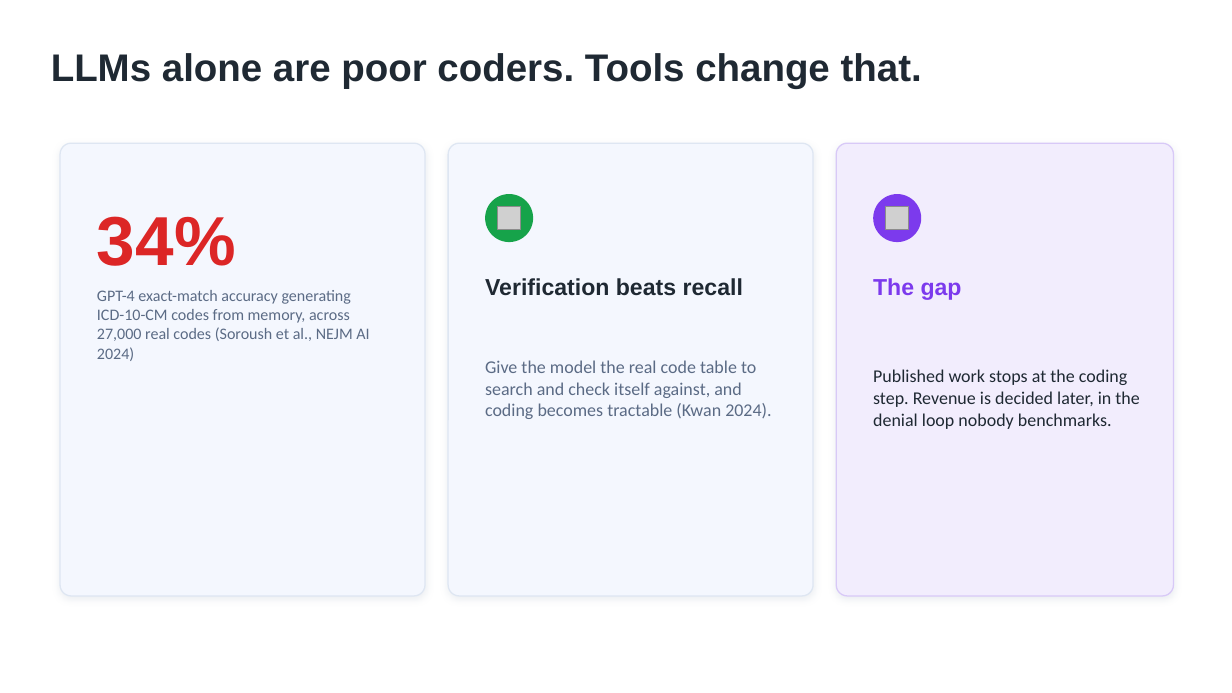
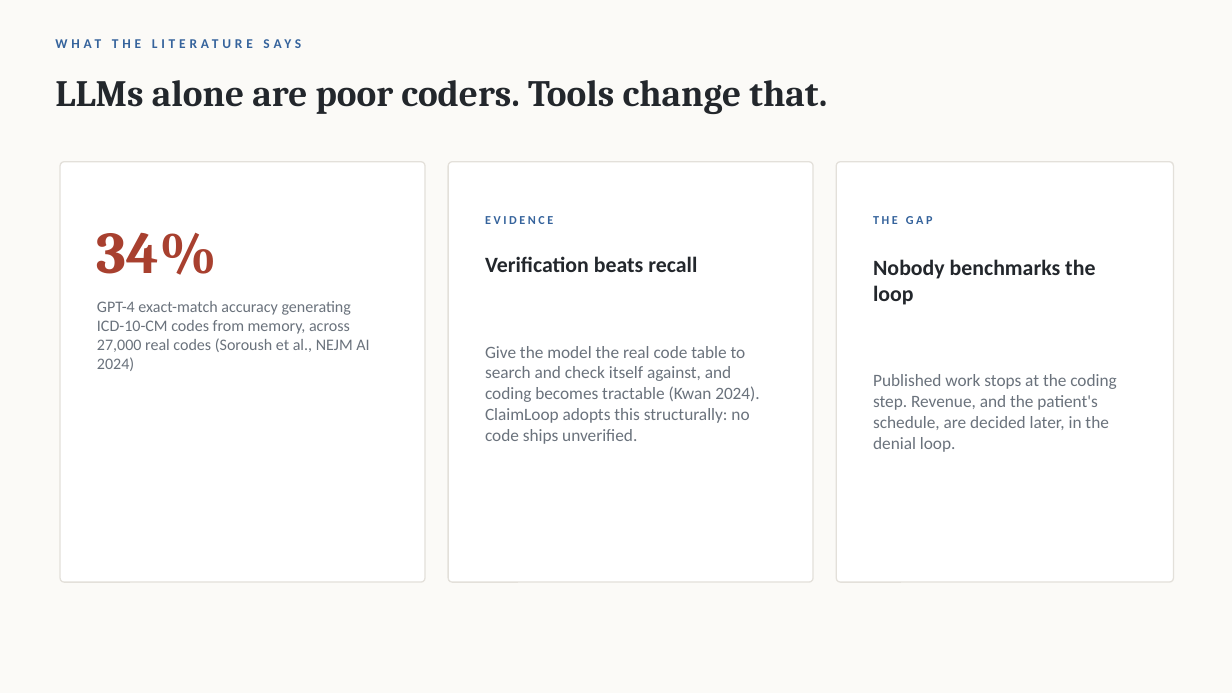
Before and after one commit to AbdullahAbdelKhalek/claimloop-healthcare-agent, a slide deck: slide 3 of slides/claimloop-slides.pptx. Drawn at 1232x693 pixels with LibreOffice and Linux fonts; fonts in the diff are those of the drawing; grey boxes stand for pictures. Boxes give left, top, right and bottom in pixels: in the first picture for what was removed or moved away, otherwise in the second. Text is boxed around its words. In the diff, an @@ line names an element or a change of style, - is before the commit and + after.

```diff
--- a/slides/claimloop-slides.pptx
+++ b/slides/claimloop-slides.pptx
@@ background #FFFFFF to #FBFAF7 @@
@@ text "LLMs alone are poor coders. ...": place and size @@
-text "LLMs alone are poor coders. ..." at <box>51,53,922,89</box>
+text "LLMs alone are poor coders. ..." at <box>55,80,827,114</box>
@@ text "LLMs alone are poor coders. ..." at <box>55,80,827,114</box>: size 30 to 29 pt, font Arial to Cambria, text colour #1F2933 to #23272C @@
@@ rounded rectangle: place and size @@
-rounded rectangle at <box>60,143,425,596</box>
+rounded rectangle at <box>60,162,425,582</box>
@@ rounded rectangle at <box>60,162,425,582</box>: fill #F4F7FE to #FFFFFF; outline #DEE6F2 1 pt to #E3E0DA 1 pt; shadow off; proportions changed @@
@@ rounded rectangle at <box>448,162,813,582</box>: fill #F4F7FE to #FFFFFF; outline #DEE6F2 1 pt to #E3E0DA 1 pt; shadow off; proportions changed @@
@@ rounded rectangle: place and size @@
-rounded rectangle at <box>448,143,813,596</box>
+rounded rectangle at <box>448,162,813,582</box>
@@ rounded rectangle: place and size @@
-rounded rectangle at <box>836,143,1174,596</box>
+rounded rectangle at <box>836,162,1174,582</box>
@@ rounded rectangle at <box>836,162,1174,582</box>: fill #F2EDFD to #FFFFFF; outline #D8C9F7 1 pt to #E3E0DA 1 pt; shadow off; proportions changed @@
@@ text "34%": place and size @@
-text "34%" at <box>97,216,236,266</box>
+text "34%" at <box>97,232,217,275</box>
@@ text "34%" at <box>97,232,217,275</box>: size 54 to 46 pt, font Arial to Cambria, text colour #DC2626 to #A8402F @@
@@ ellipse removed at <box>485,194,533,242</box> @@
@@ picture removed at <box>498,207,521,230</box> @@
@@ ellipse removed at <box>873,194,921,242</box> @@
@@ picture removed at <box>886,207,909,230</box> @@
@@ text added at <box>485,216,553,224</box>, 9.5 pt, text #35639C, bold @@
+EVIDENCE
@@ text at <box>873,216,933,224</box>: text changed; size 18 to 9.5 pt; font Arial to Calibri; text colour #7C3AED to #35639C @@
-The gap
+THE GAP
@@ text "Verification beats recall": place and size @@
-text "Verification beats recall" at <box>485,278,743,296</box>
+text "Verification beats recall" at <box>485,256,697,272</box>
@@ text "Verification beats recall" at <box>485,256,697,272</box>: size 18 to 17 pt, font Arial to Calibri, text colour #1F2933 to #23272C @@
@@ text added at <box>873,259,1095,305</box>, 17 pt, text #23272C, bold @@
+Nobody benchmarks the loop
@@ text "GPT-4 exact-match accuracy generating ICD-10-CM ...": place and size @@
-text "GPT-4 exact-match accuracy generating ICD-10-CM ..." at <box>97,290,369,361</box>
+text "GPT-4 exact-match accuracy generating ICD-10-CM ..." at <box>97,301,369,371</box>
@@ text "GPT-4 exact-match accuracy generating ICD-10-CM ..." at <box>97,301,369,371</box>: text colour #5B6B85 to #6A727C @@
@@ text at <box>485,346,760,444</box>: text changed; size 14 to 13.5 pt; text colour #5B6B85 to #6A727C @@
-Give the model the real code table to search and check itself against, and coding becomes tractable (Kwan 2024).
+Give the model the real code table to search and check itself against, and coding becomes tractable (Kwan 2024). ClaimLoop adopts this structurally: no code ships unverified.
@@ text added at <box>520,346,543,358</box>, 10.5 pt, text #35639C, bold @@
+WHAT THE LITERATURE SAYS
@@ text at <box>873,374,1116,452</box>: text changed; size 14 to 13.5 pt; text colour #1F2933 to #6A727C @@
-Published work stops at the coding step. Revenue is decided later, in the denial loop nobody benchmarks.
+Published work stops at the coding step. Revenue, and the patient's schedule, are decided later, in the denial loop.
```
Also in this commit, not shown: 10 other slides changed, 1 slide added, 1 slide removed, 9 other files.
